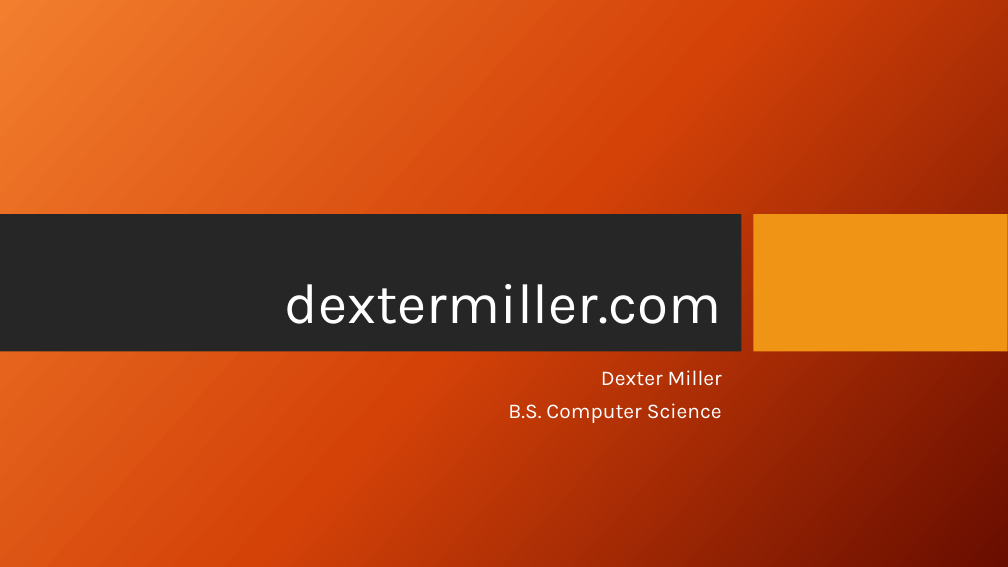
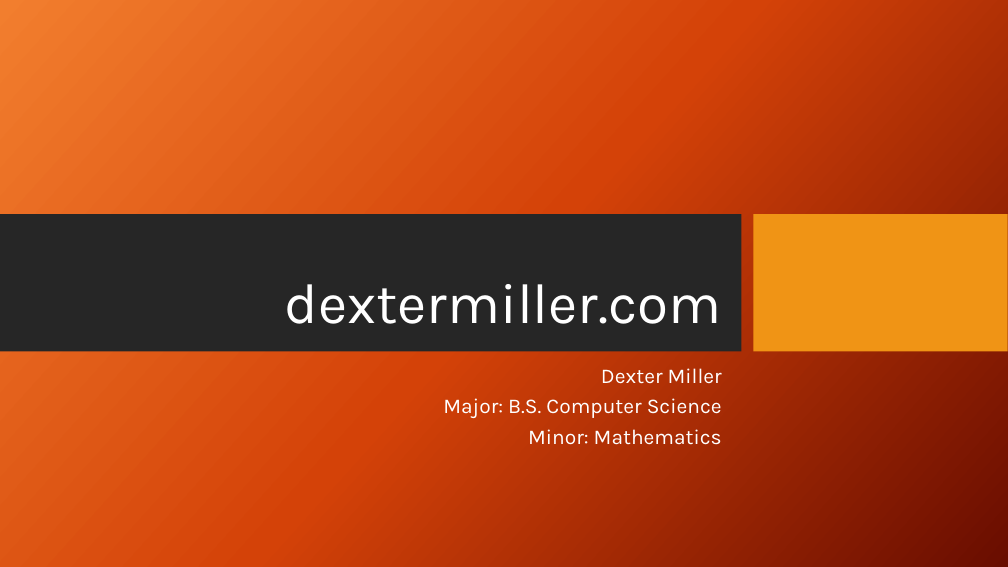
Before and after one commit to dextercarlmiller/Senior-Project, a slide deck: slide 1 of files/presentation.pptx. Drawn at 1008x567 pixels with LibreOffice and Linux fonts; fonts in the diff are those of the drawing; background and template pictures are left out. Boxes give left, top, right and bottom in pixels: in the first picture for what was removed or moved away, otherwise in the second. Text is boxed around its words. In the diff, an @@ line names an element or a change of style, - is before the commit and + after.

```diff
--- a/files/presentation.pptx
+++ b/files/presentation.pptx
@@ subtitle at box(601, 368, 722, 384): line spacing 0.9 to 0.8 @@
@@ subtitle at box(443, 398, 722, 445): text changed @@
-B.S. Computer Science
+Major: B.S. Computer Science
+Minor: Mathematics
```
Also in this commit, not shown: 2 other slides changed, 4 other files.
